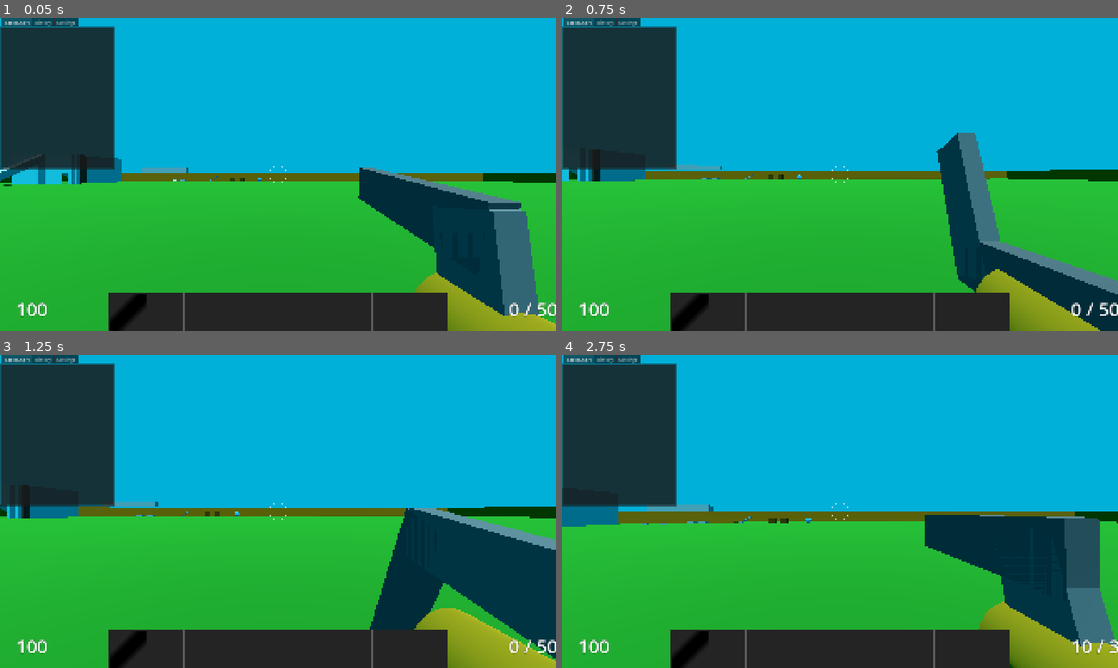
Above: before the commit, frames 1-4 (two rows, left to right).
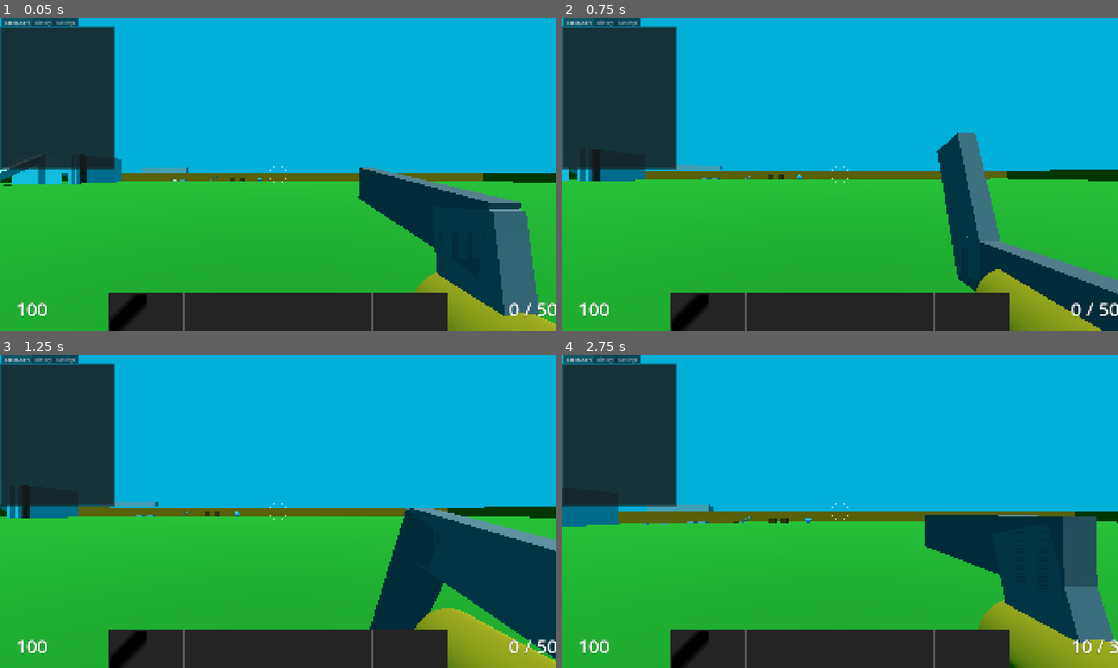
Above: after the commit, the same moments.

Repository: janisl/rpg-core
Game: Godot game, scene res://systems/main_scene.tscn
Two runs of this game, one before a commit and one after it. Both use one fixed random seed, a clock stepped at 60 frames per second and the inputs below.
Inputs (mouse positions are in pixels of both pictures, inside the frame that each line leads up to):
- Up to frame 1 (0.05 s): no input
- Up to frame 2 (0.75 s): move the mouse to (867, 174) at 0.52 s; hold W (forward) from 0.53 s (still down); hold Shift (crouch) from 0.53 s (still down)
- Up to frame 3 (1.25 s): keep holding W (forward); keep holding Shift (crouch); tap Space (jump) at 0.77 s
- Up to frame 4 (2.75 s): keep holding W (forward); move the mouse to (812, 511) at 1.27 s; release Shift (crouch) at 1.28 s; tap T (cycle_ammo) at 1.35 s; tap Space (jump) at 1.52 s; move the mouse to (851, 505) at 2.02 s; press the mouse at (851, 505) at 2.03 s

Frame 1 is identical in both runs. In frame 2, 0.2% of the frame differs, in the area x 68-100%, y 40-100%; in frame 3, less than 0.1%; in frame 4, 0.6%, in the area x 65-100%, y 51-100%.

Commit message:
Split separately wieldable effects.

Diff:
--- a/actors/player/player.tscn
+++ b/actors/player/player.tscn
@@ -19,6 +19,7 @@
 [ext_resource type="Script" uid="uid://b47bduygfbkju" path="res://actors/player/behaviours/walking.gd" id="13_lj3dd"]
 [ext_resource type="Script" uid="uid://be8wg0j4hyqs1" path="res://actors/player/behaviours/moving.gd" id="13_nsxbo"]
 [ext_resource type="Script" uid="uid://0dy74s7lq4er" path="res://actors/player/behaviours/sprinting.gd" id="14_lj3dd"]
+[ext_resource type="Script" uid="uid://buoxos72xs1dx" path="res://systems/wieldables/wieldable_effects.gd" id="14_v3s8r"]
 [ext_resource type="Script" uid="uid://161s6scpeppr" path="res://actors/player/behaviours/jumping.gd" id="16_icg72"]
 [ext_resource type="Script" uid="uid://cmvf60l7hjjac" path="res://actors/player/behaviours/airborne.gd" id="16_lj3dd"]
 [ext_resource type="Script" uid="uid://c2buoyfudxvg3" path="res://actors/player/behaviours/not_climbing_ladder.gd" id="17_4ihbh"]
@@ -1417,7 +1418,7 @@
 script = ExtResource("6_2vokq")
 player = NodePath("..")
 camera = NodePath("../Neck/Head/Camera")
-weapon_model_parent = NodePath("../Neck/Head/Camera")
+weapon_model_parent = NodePath("../Neck/Head/Camera/Wieldables")
 weapon_mesh_layer = 2
 metadata/_custom_type_script = "uid://bssifbouhjhmf"
 
@@ -1461,6 +1462,9 @@
 
 [node name="CollisionShape3D" type="CollisionShape3D" parent="Neck/Head/Camera/CameraArea" unique_id=1310995675]
 shape = SubResource("SphereShape3D_bsiym")
+
+[node name="Wieldables" type="Node3D" parent="Neck/Head/Camera" unique_id=1901824401]
+script = ExtResource("14_v3s8r")
 
 [node name="StateChart" type="Node" parent="." unique_id=136452644]
 script = ExtResource("2_lsqbn")
--- a/systems/wieldables/wield_controller.gd
+++ b/systems/wieldables/wield_controller.gd
@@ -1,95 +1,21 @@
 class_name WeaponController
 extends Node3D
-
-const BULLET_TRACER = preload("uid://lbvs8vldbgts")
 
 @export_group("References")
 @export var player: Player
 @export var camera: CameraEffects
-@export var weapon_model_parent: Node3D
+@export var weapon_model_parent: WieldableEffects
 
 @export_group("Weapon controller params")
 @export_flags_3d_render var weapon_mesh_layer := 1
-
-@export_group("Idle sway")
-@export var idle_sway_enabled := true
-@export var idle_sway_frequency := 0.8
-@export var idle_sway_amplitude := Vector2(0.003, 0.002)
-@export var idle_sway_stiffness := 40.0
-@export var idle_sway_damping := 10.0
-
-@export_group("Look lag")
-@export var look_lag_enabled := true
-@export var look_lag_dividor := 20.0
-@export_range(0, 90, 0.1, "radians_as_degrees") var look_lag_rot_max := deg_to_rad(30.0)
-@export var look_lag_pos_scale := 0.1
-
-@export_group("Strafe tilt")
-@export var strafe_tilt_enabled := true
-@export var strafe_tilt_scale := 0.3
-@export_range(0, 90, 0.1, "radians_as_degrees") var strafe_tilt_max := 0.08
-@export var strafe_tilt_stiffness := 80.0
-@export var strafe_tilt_damping := 10.0
-
-@export_group("Weapon bob")
-@export var bob_enabled := true
-@export var bob_amplitude := Vector2(0.02, 0.012)
-@export var bob_max_speed := 10.0
-@export var bob_stiffness := 60.0
-@export var bob_damping := 10.0
-
-@export_group("Recoil")
-@export var recoil_enabled := true
-@export var recoil_stiffness := 200.0
-@export var recoil_damping := 11.0
-@export var recoil_model_max := 0.15
-@export_range(0, 90, 0.1, "radians_as_degrees") var recoil_pitch_max := 0.4
-
-@export_group("Vertical lag")
-@export var vertical_lag_enabled := true
-@export var vertical_lag_stiffness := 80.0
-@export var vertical_lag_damping := 12.0
-@export var vertical_lag_dead_zome := 0.05
-@export var vertical_lag_max := 0.03
-@export var vertical_lag_vel_max := 10.0
 
 var current_weapon_data: WieldableData
 var current_weapon_model: FirstPersonWieldable
 var current_item_stack: ItemStack
 var current_weapon: Wieldable
 
-var base_weapon_position: Vector3
-
-var idle_time := 0.0
-var _idle_x := 0.0
-var _idle_y := 0.0
-var _idle_x_vel := 0.0
-var _idle_y_vel := 0.0
-
-var _prev_camera_rotation := Vector3.ZERO
-var _cam_rot_rate := Vector3.ZERO
-
-var _strafe_tilt := 0.0
-var _strafe_tilt_vel := 0.0
-
-var _bob_x := 0.0
-var _bob_y := 0.0
-var _bob_x_vel := 0.0
-var _bob_y_vel := 0.0
-
-var _recoil_z := 0.0
-var _recoil_z_vel := 0.0
-var _recoil_pitch := 0.0
-var _recoil_pitch_vel := 0.0
-
-var _vertical_lag_y := 0.0
-var _vertical_lag_y_vel := 0.0
-var _prev_camera_y := 0.0
-var _vertical_lag_seeded := false
-
 
 func _process(delta: float) -> void:
-	_apply_offsets(delta)
 	if current_weapon:
 		current_weapon.update(
 				camera.global_position,
@@ -128,243 +54,20 @@
 	current_weapon_model = current_weapon_data.weapon_scene.instantiate() as FirstPersonWieldable
 	weapon_model_parent.add_child(current_weapon_model)
 	current_weapon_model.initialize(player, current_weapon)
-	current_weapon_model.position = current_weapon_data.weapon_position
-	base_weapon_position = current_weapon_data.weapon_position
+	weapon_model_parent.position = current_weapon_data.weapon_position
 
 	_apply_clip_and_fov_shader_to_view_model(current_weapon_model)
 
-	_bob_x = 0
-	_bob_y = 0
-	_bob_x_vel = 0
-	_bob_y_vel = 0
-
-	_recoil_z = 0.0
-	_recoil_z_vel = 0.0
-	_recoil_pitch = 0.0
-	_recoil_pitch_vel = 0.0
+	weapon_model_parent.reset_effects()
 
 
 func _on_weapon_fired() -> void:
-	if recoil_enabled:
-		_add_model_recoil()
+	weapon_model_parent.add_model_recoil()
 
 	camera.add_recoil(
 		current_weapon_data.recoil_cam_pitch,
 		current_weapon_data.recoil_cam_yaw,
 		current_weapon_data.recoil_cam_roll)
-
-
-func _apply_offsets(delta: float) -> void:
-	if not current_weapon_data:
-		return
-
-	var idle_offset := _update_idle_sway(delta)
-	var look_offset := _update_look_sway(delta)
-	var bob_offset := _update_bob(delta)
-	var recoil_offset := _update_recoil(delta)
-	var vlag_offset := _update_vertical_lag(delta)
-
-	var strafe_tilt = _update_strafe_tilt(delta)
-
-	current_weapon_model.position = base_weapon_position + idle_offset + look_offset + bob_offset + recoil_offset + vlag_offset
-	current_weapon_model.rotation = Vector3(_recoil_pitch, 0.0, strafe_tilt)
-
-
-func _update_idle_sway(delta: float) -> Vector3:
-	if not idle_sway_enabled or not current_weapon_model:
-		return Vector3.ZERO
-
-	idle_time += delta
-
-	var speed := Vector2(player.velocity.x, player.velocity.z).length()
-	var target_x := 0.0
-	var target_y := 0.0
-
-	if speed < 0.1:
-		target_x = sin(idle_time * idle_sway_frequency) * idle_sway_amplitude.x
-		target_y = sin(idle_time * idle_sway_frequency * 0.618) * idle_sway_amplitude.y
-
-	var result_x := SpringUtil.apply(
-			_idle_x,
-			_idle_x_vel,
-			target_x,
-			idle_sway_stiffness,
-			idle_sway_damping,
-			delta
-	)
-	_idle_x = result_x.x
-	_idle_x_vel = result_x.y
-
-	var result_y := SpringUtil.apply(
-			_idle_y,
-			_idle_y_vel,
-			target_y,
-			idle_sway_stiffness,
-			idle_sway_damping,
-			delta
-	)
-	_idle_y = result_y.x
-	_idle_y_vel = result_y.y
-
-	var idle_offset := Vector3(_idle_x, _idle_y, 0.0)
-	return idle_offset
-
-
-func _update_look_sway(delta: float) -> Vector3:
-	if not look_lag_enabled or not camera:
-		return Vector3.ZERO
-
-	var cam_rot := camera.global_rotation
-
-	var rot_delta := Vector3(
-			angle_difference(_prev_camera_rotation.x, cam_rot.x),
-			angle_difference(_prev_camera_rotation.y, cam_rot.y),
-			0.0)
-	_prev_camera_rotation = cam_rot
-
-	rot_delta.x = clampf(rot_delta.x, -look_lag_rot_max, look_lag_rot_max)
-	rot_delta.y = clampf(rot_delta.y, -look_lag_rot_max, look_lag_rot_max)
-	rot_delta.z = 0.0
-
-	var interp_speed := (1.0 / delta) / look_lag_dividor
-	_cam_rot_rate = _cam_rot_rate.lerp(rot_delta, clampf(interp_speed * delta, 0.0, 1.0))
-
-	var norm_pitch := _cam_rot_rate.x / look_lag_rot_max if look_lag_rot_max > 0.0 else 0.0
-	var norm_yaw := _cam_rot_rate.y / look_lag_rot_max if look_lag_rot_max > 0.0 else 0.0
-	var look_pos := Vector3(
-			norm_yaw * look_lag_pos_scale,
-			norm_pitch * -look_lag_pos_scale,
-			0.0
-	)
-
-	return look_pos
-
-
-func _update_strafe_tilt(delta: float) -> float:
-	if not strafe_tilt_enabled or not player or not camera:
-		return 0.0
-
-	var local_velocity := camera.global_transform.basis.inverse() * player.velocity
-
-	var xz := Vector2(local_velocity.x, local_velocity.z)
-	var xz_speed := xz.length()
-
-	var lateral_fraction: float = abs(xz.x) / xz_speed if xz_speed > 0.1 else 0.0
-
-	var tilt_target = clampf(
-			-local_velocity.x * lateral_fraction * strafe_tilt_scale,
-			-strafe_tilt_max,
-			strafe_tilt_max
-	)
-
-	var result = SpringUtil.apply(
-			_strafe_tilt,
-			_strafe_tilt_vel,
-			tilt_target,
-			strafe_tilt_stiffness,
-			strafe_tilt_damping,
-			delta
-	)
-	_strafe_tilt = result.x
-	_strafe_tilt_vel = result.y
-
-	return _strafe_tilt
-
-
-func _update_bob(delta: float) -> Vector3:
-	if not bob_enabled or not current_weapon_model or not camera or not player:
-		return Vector3.ZERO
-
-	var phase := camera.step_timer
-	var speed := Vector2(player.velocity.x, player.velocity.z).length()
-
-	var target_x := 0.0
-	var target_y := 0.0
-
-	if speed >= 0.1:
-		var speed_factor := clampf(speed / bob_max_speed, 0.0, 1.0)
-		var angle := phase * TAU
-
-		target_x = sin(angle) * bob_amplitude.x * speed_factor
-		target_y = sin(angle * 2.0) * bob_amplitude.y * speed_factor
-
-	var result_x := SpringUtil.apply(_bob_x, _bob_x_vel, target_x, bob_stiffness, bob_damping, delta)
-	_bob_x = result_x.x
-	_bob_x_vel = result_x.y
-
-	var result_y := SpringUtil.apply(_bob_y, _bob_y_vel, target_y, bob_stiffness, bob_damping, delta)
-	_bob_y = result_y.x
-	_bob_y_vel = result_y.y
-
-	return Vector3(_bob_x, _bob_y, 0.0)
-
-
-func _add_model_recoil() -> void:
-	_recoil_z += current_weapon_data.recoil_model_kickback
-	_recoil_pitch += current_weapon_data.recoil_model_rise
-
-
-func _update_recoil(delta: float) -> Vector3:
-	if not recoil_enabled:
-		_recoil_pitch = 0.0
-		return Vector3.ZERO
-
-	var result_z = SpringUtil.apply(
-			_recoil_z,
-			_recoil_z_vel,
-			0.0,
-			recoil_stiffness,
-			recoil_damping,
-			delta
-	)
-	_recoil_z = clampf(result_z.x, -recoil_model_max, recoil_model_max)
-	_recoil_z_vel = result_z.y
-
-	var result_pitch = SpringUtil.apply(
-			_recoil_pitch,
-			_recoil_pitch_vel,
-			0.0,
-			recoil_stiffness,
-			recoil_damping,
-			delta
-	)
-	_recoil_pitch = clampf(result_pitch.x, -recoil_pitch_max, recoil_pitch_max)
-	_recoil_pitch_vel = result_pitch.y
-
-	return Vector3(0.0, 0.0, _recoil_z)
-
-
-func _update_vertical_lag(delta: float) -> Vector3:
-	if not vertical_lag_enabled or not player or not current_weapon_model:
-		return Vector3.ZERO
-
-	var cam_y := player.camera_controller.global_position.y
-
-	if not _vertical_lag_seeded:
-		_prev_camera_y = cam_y
-		_vertical_lag_seeded = true
-		return Vector3.ZERO
-
-	var cam_vel_y := (cam_y - _prev_camera_y) / delta
-	_prev_camera_y = cam_y
-
-	cam_vel_y = clampf(cam_vel_y, -vertical_lag_vel_max, vertical_lag_vel_max)
-	if abs(cam_vel_y) < vertical_lag_dead_zome:
-		cam_vel_y = 0.0
-
-	var target_y := -cam_vel_y * current_weapon_data.vertical_lag_amount
-	var result = SpringUtil.apply(
-			_vertical_lag_y,
-			_vertical_lag_y_vel,
-			target_y,
-			vertical_lag_stiffness,
-			vertical_lag_damping,
-			delta
-	)
-	_vertical_lag_y = clampf(result.x, -vertical_lag_max, vertical_lag_max)
-	_vertical_lag_y_vel = result.y
-
-	return Vector3(0.0, _vertical_lag_y, 0.0)
 
 
 func _apply_clip_and_fov_shader_to_view_model(node3d : Node3D, fov_or_negative_for_unchanged = -1.0) -> void:
--- /dev/null
+++ b/systems/wieldables/wieldable_effects.gd
@@ -0,0 +1,304 @@
+class_name WieldableEffects
+extends Node3D
+
+@export_group("Idle sway")
+@export var idle_sway_enabled := true
+@export var idle_sway_frequency := 0.8
+@export var idle_sway_amplitude := Vector2(0.003, 0.002)
+@export var idle_sway_stiffness := 40.0
+@export var idle_sway_damping := 10.0
+
+@export_group("Look lag")
+@export var look_lag_enabled := true
+@export var look_lag_dividor := 20.0
+@export_range(0, 90, 0.1, "radians_as_degrees") var look_lag_rot_max := deg_to_rad(30.0)
+@export var look_lag_pos_scale := 0.1
+
+@export_group("Strafe tilt")
+@export var strafe_tilt_enabled := true
+@export var strafe_tilt_scale := 0.3
+@export_range(0, 90, 0.1, "radians_as_degrees") var strafe_tilt_max := 0.08
+@export var strafe_tilt_stiffness := 80.0
+@export var strafe_tilt_damping := 10.0
+
+@export_group("Weapon bob")
+@export var bob_enabled := true
+@export var bob_amplitude := Vector2(0.02, 0.012)
+@export var bob_max_speed := 10.0
+@export var bob_stiffness := 60.0
+@export var bob_damping := 10.0
+
+@export_group("Recoil")
+@export var recoil_enabled := true
+@export var recoil_stiffness := 200.0
+@export var recoil_damping := 11.0
+@export var recoil_model_max := 0.15
+@export_range(0, 90, 0.1, "radians_as_degrees") var recoil_pitch_max := 0.4
+
+@export_group("Vertical lag")
+@export var vertical_lag_enabled := true
+@export var vertical_lag_stiffness := 80.0
+@export var vertical_lag_damping := 12.0
+@export var vertical_lag_dead_zome := 0.05
+@export var vertical_lag_max := 0.03
+@export var vertical_lag_vel_max := 10.0
+
+var _idle_time := 0.0
+var _idle_x := 0.0
+var _idle_y := 0.0
+var _idle_x_vel := 0.0
+var _idle_y_vel := 0.0
+
+var _prev_camera_rotation := Vector3.ZERO
+var _cam_rot_rate := Vector3.ZERO
+
+var _strafe_tilt := 0.0
+var _strafe_tilt_vel := 0.0
+
+var _bob_x := 0.0
+var _bob_y := 0.0
+var _bob_x_vel := 0.0
+var _bob_y_vel := 0.0
+
+var _recoil_z := 0.0
+var _recoil_z_vel := 0.0
+var _recoil_pitch := 0.0
+var _recoil_pitch_vel := 0.0
+
+var _vertical_lag_y := 0.0
+var _vertical_lag_y_vel := 0.0
+var _prev_camera_y := 0.0
+var _vertical_lag_seeded := false
+
+@onready var player: Player = $"../../../.."
+
+func _process(delta: float) -> void:
+	_apply_offsets(delta)
+
+
+func reset_effects() -> void:
+	_bob_x = 0
+	_bob_y = 0
+	_bob_x_vel = 0
+	_bob_y_vel = 0
+
+	_recoil_z = 0.0
+	_recoil_z_vel = 0.0
+	_recoil_pitch = 0.0
+	_recoil_pitch_vel = 0.0
+
+
+func add_model_recoil() -> void:
+	if not recoil_enabled:
+		return
+
+	_recoil_z += player.weapon_controller.current_weapon_data.recoil_model_kickback
+	_recoil_pitch += player.weapon_controller.current_weapon_data.recoil_model_rise
+
+
+func _apply_offsets(delta: float) -> void:
+	if not player.weapon_controller.current_weapon_model:
+		return
+
+	var idle_offset := _update_idle_sway(delta)
+	var look_offset := _update_look_sway(delta)
+	var bob_offset := _update_bob(delta)
+	var recoil_offset := _update_recoil(delta)
+	var vlag_offset := _update_vertical_lag(delta)
+
+	var strafe_tilt = _update_strafe_tilt(delta)
+
+	player.weapon_controller.current_weapon_model.position = idle_offset + look_offset + bob_offset + recoil_offset + vlag_offset
+	player.weapon_controller.current_weapon_model.rotation = Vector3(_recoil_pitch, 0.0, strafe_tilt)
+
+
+func _update_idle_sway(delta: float) -> Vector3:
+	if not idle_sway_enabled:
+		return Vector3.ZERO
+
+	_idle_time += delta
+
+	var speed := Vector2(player.velocity.x, player.velocity.z).length()
+	var target_x := 0.0
+	var target_y := 0.0
+
+	if speed < 0.1:
+		target_x = sin(_idle_time * idle_sway_frequency) * idle_sway_amplitude.x
+		target_y = sin(_idle_time * idle_sway_frequency * 0.618) * idle_sway_amplitude.y
+
+	var result_x := SpringUtil.apply(
+			_idle_x,
+			_idle_x_vel,
+			target_x,
+			idle_sway_stiffness,
+			idle_sway_damping,
+			delta
+	)
+	_idle_x = result_x.x
+	_idle_x_vel = result_x.y
+
+	var result_y := SpringUtil.apply(
+			_idle_y,
+			_idle_y_vel,
+			target_y,
+			idle_sway_stiffness,
+			idle_sway_damping,
+			delta
+	)
+	_idle_y = result_y.x
+	_idle_y_vel = result_y.y
+
+	var idle_offset := Vector3(_idle_x, _idle_y, 0.0)
+	return idle_offset
+
+
+func _update_look_sway(delta: float) -> Vector3:
+	if not look_lag_enabled:
+		return Vector3.ZERO
+
+	var cam_rot := player.camera_effects.global_rotation
+
+	var rot_delta := Vector3(
+			angle_difference(_prev_camera_rotation.x, cam_rot.x),
+			angle_difference(_prev_camera_rotation.y, cam_rot.y),
+			0.0)
+	_prev_camera_rotation = cam_rot
+
+	rot_delta.x = clampf(rot_delta.x, -look_lag_rot_max, look_lag_rot_max)
+	rot_delta.y = clampf(rot_delta.y, -look_lag_rot_max, look_lag_rot_max)
+	rot_delta.z = 0.0
+
+	var interp_speed := (1.0 / delta) / look_lag_dividor
+	_cam_rot_rate = _cam_rot_rate.lerp(rot_delta, clampf(interp_speed * delta, 0.0, 1.0))
+
+	var norm_pitch := _cam_rot_rate.x / look_lag_rot_max if look_lag_rot_max > 0.0 else 0.0
+	var norm_yaw := _cam_rot_rate.y / look_lag_rot_max if look_lag_rot_max > 0.0 else 0.0
+	var look_pos := Vector3(
+			norm_yaw * look_lag_pos_scale,
+			norm_pitch * -look_lag_pos_scale,
+			0.0
+	)
+
+	return look_pos
+
+
+func _update_strafe_tilt(delta: float) -> float:
+	if not strafe_tilt_enabled:
+		return 0.0
+
+	var local_velocity := player.camera_effects.global_transform.basis.inverse() * player.velocity
+
+	var xz := Vector2(local_velocity.x, local_velocity.z)
+	var xz_speed := xz.length()
+
+	var lateral_fraction: float = abs(xz.x) / xz_speed if xz_speed > 0.1 else 0.0
+
+	var tilt_target = clampf(
+			-local_velocity.x * lateral_fraction * strafe_tilt_scale,
+			-strafe_tilt_max,
+			strafe_tilt_max
+	)
+
+	var result = SpringUtil.apply(
+			_strafe_tilt,
+			_strafe_tilt_vel,
+			tilt_target,
+			strafe_tilt_stiffness,
+			strafe_tilt_damping,
+			delta
+	)
+	_strafe_tilt = result.x
+	_strafe_tilt_vel = result.y
+
+	return _strafe_tilt
+
+
+func _update_bob(delta: float) -> Vector3:
+	if not bob_enabled:
+		return Vector3.ZERO
+
+	var phase := player.camera_effects.step_timer
+	var speed := Vector2(player.velocity.x, player.velocity.z).length()
+
+	var target_x := 0.0
+	var target_y := 0.0
+
+	if speed >= 0.1:
+		var speed_factor := clampf(speed / bob_max_speed, 0.0, 1.0)
+		var angle := phase * TAU
+
+		target_x = sin(angle) * bob_amplitude.x * speed_factor
+		target_y = sin(angle * 2.0) * bob_amplitude.y * speed_factor
+
+	var result_x := SpringUtil.apply(_bob_x, _bob_x_vel, target_x, bob_stiffness, bob_damping, delta)
+	_bob_x = result_x.x
+	_bob_x_vel = result_x.y
+
+	var result_y := SpringUtil.apply(_bob_y, _bob_y_vel, target_y, bob_stiffness, bob_damping, delta)
+	_bob_y = result_y.x
+	_bob_y_vel = result_y.y
+
+	return Vector3(_bob_x, _bob_y, 0.0)
+
+
+func _update_recoil(delta: float) -> Vector3:
+	if not recoil_enabled:
+		_recoil_pitch = 0.0
+		return Vector3.ZERO
+
+	var result_z = SpringUtil.apply(
+			_recoil_z,
+			_recoil_z_vel,
+			0.0,
+			recoil_stiffness,
+			recoil_damping,
+			delta
+	)
+	_recoil_z = clampf(result_z.x, -recoil_model_max, recoil_model_max)
+	_recoil_z_vel = result_z.y
+
+	var result_pitch = SpringUtil.apply(
+			_recoil_pitch,
+			_recoil_pitch_vel,
+			0.0,
+			recoil_stiffness,
+			recoil_damping,
+			delta
+	)
+	_recoil_pitch = clampf(result_pitch.x, -recoil_pitch_max, recoil_pitch_max)
+	_recoil_pitch_vel = result_pitch.y
+
+	return Vector3(0.0, 0.0, _recoil_z)
+
+
+func _update_vertical_lag(delta: float) -> Vector3:
+	if not vertical_lag_enabled:
+		return Vector3.ZERO
+
+	var cam_y := player.camera_controller.global_position.y
+
+	if not _vertical_lag_seeded:
+		_prev_camera_y = cam_y
+		_vertical_lag_seeded = true
+		return Vector3.ZERO
+
+	var cam_vel_y := (cam_y - _prev_camera_y) / delta
+	_prev_camera_y = cam_y
+
+	cam_vel_y = clampf(cam_vel_y, -vertical_lag_vel_max, vertical_lag_vel_max)
+	if abs(cam_vel_y) < vertical_lag_dead_zome:
+		cam_vel_y = 0.0
+
+	var target_y := -cam_vel_y * player.weapon_controller.current_weapon_data.vertical_lag_amount
+	var result = SpringUtil.apply(
+			_vertical_lag_y,
+			_vertical_lag_y_vel,
+			target_y,
+			vertical_lag_stiffness,
+			vertical_lag_damping,
+			delta
+	)
+	_vertical_lag_y = clampf(result.x, -vertical_lag_max, vertical_lag_max)
+	_vertical_lag_y_vel = result.y
+
+	return Vector3(0.0, _vertical_lag_y, 0.0)
Not shown, added: systems/wieldables/wieldable_effects.gd.uid
